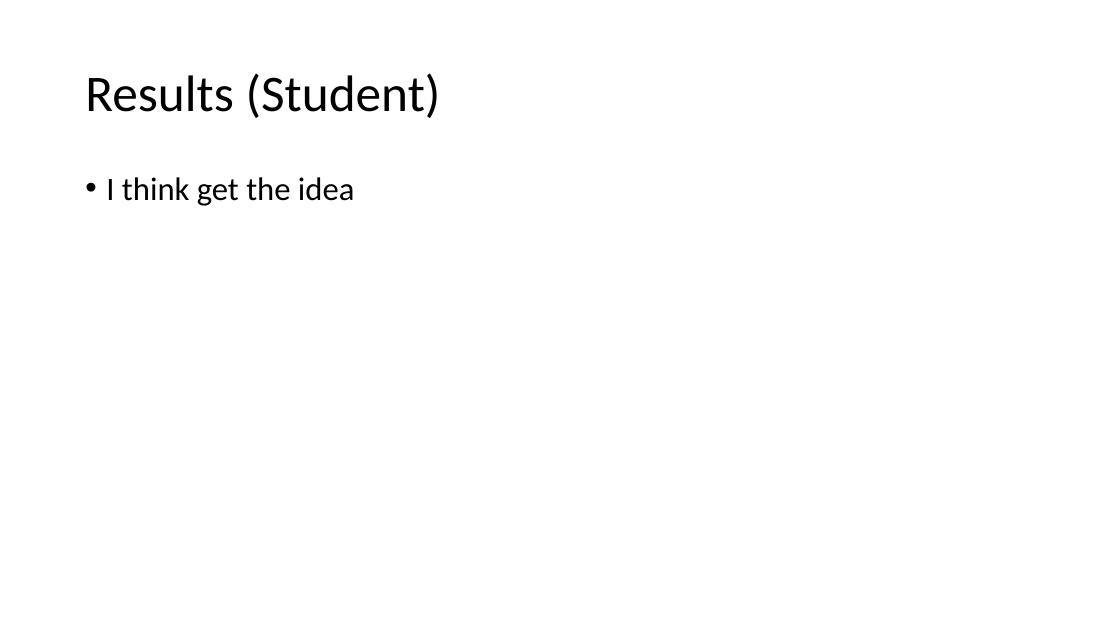
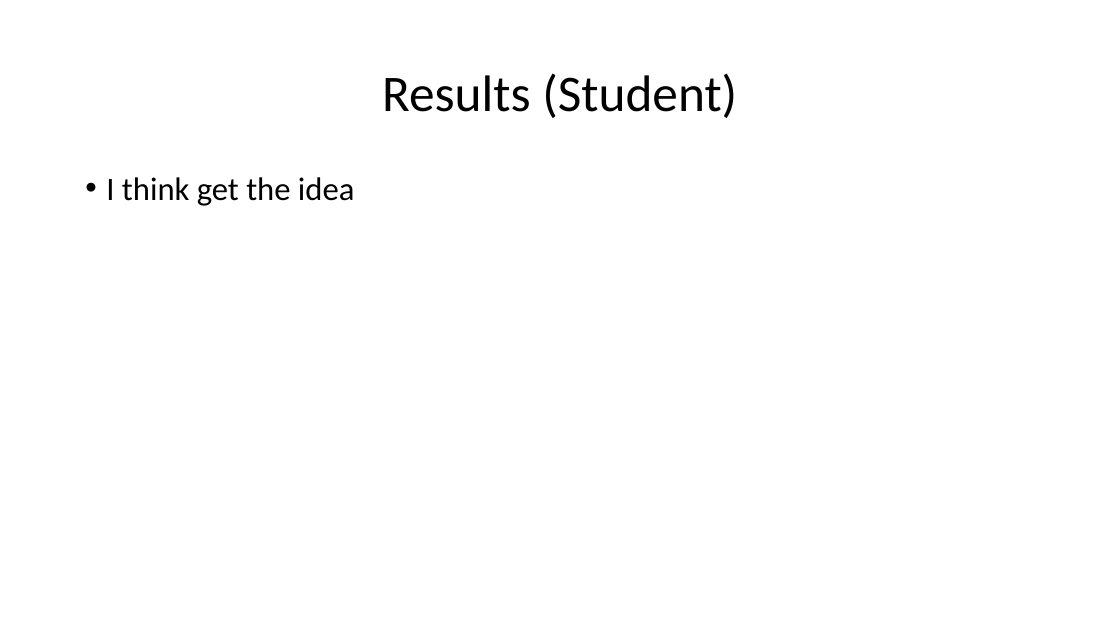
Before and after one commit to Iotaslair/DM-ML-Personal-Project, a slide deck: slide 16 of Presentation.pptx. Drawn at 1120x630 pixels with LibreOffice and Linux fonts; fonts in the diff are those of the drawing. Boxes give left, top, right and bottom in pixels: in the first picture for what was removed or moved away, otherwise in the second. Text is boxed around its words. In the diff, an @@ line names an element or a change of style, - is before the commit and + after.

Commit message:
updates to paper and small changes to presentation

```diff
--- a/Presentation.pptx
+++ b/Presentation.pptx
@@ title "Results (Student)" at box(382, 73, 737, 118): alignment left to centre @@
```
Also in this commit, not shown: 2 other files.
